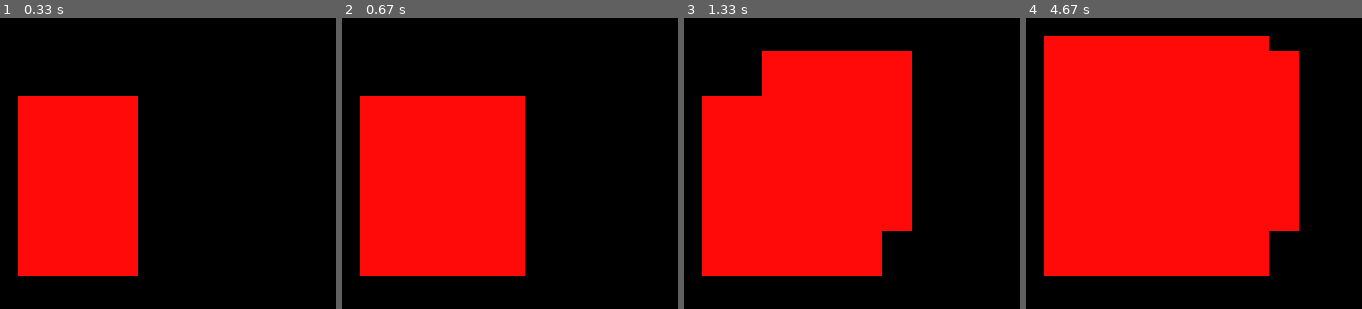
Above: before the commit, frames 1-4 (left to right).
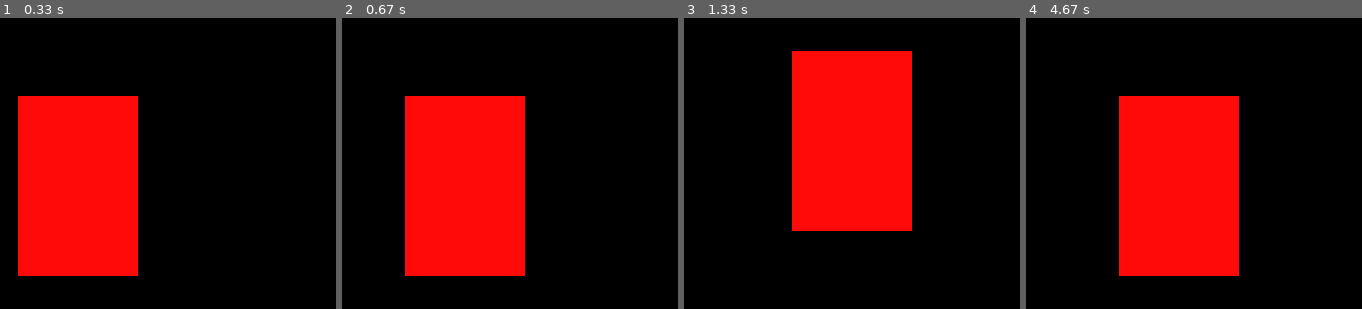
Above: after the commit, the same moments.

Repository: decjimmy/Pygame-Experiments
Game: pygame game, started from basics/basicpygame.py
Two runs of this game, one before a commit and one after it. Both use one fixed random seed, a clock stepped at 60 frames per second and the inputs below.
Inputs:
- Up to frame 1 (0.33 s): no input
- Up to frame 2 (0.67 s): hold Right from 0.33 s (still down)
- Up to frame 3 (1.33 s): release Right at 0.8 s; hold Up 0.83-1.13 s; hold Right from 1.17 s (still down)
- Up to frame 4 (4.67 s): release Right at 1.63 s; hold Left 1.67-2.2 s; hold Down 2.23-2.53 s; hold Left 2.57-2.97 s; hold Up 3-3.37 s; hold Right 3.4-4.03 s; hold Down 4.07-4.43 s; hold Left from 4.47 s (still down)

Frame 1 is identical in both runs. In frame 2, 8.3% of the frame differs, in the area x 5-19%, y 26-89%; in frame 3, 22%; in frame 4, 39%, in the area x 5-82%, y 6-89%.

Commit message:
fixed recatngle movement

Diff:
--- a/basics/basicpygame.py
+++ b/basics/basicpygame.py
@@ -24,7 +24,6 @@
             run = False
 
     keys = pygame.key.get_pressed()
-# TODO get rid of previous rectangles
     if keys[pygame.K_LEFT]:
         x -= vel
     if keys[pygame.K_RIGHT]:
@@ -33,7 +32,7 @@
         y -= vel
     if keys[pygame.K_DOWN]:
         y += vel
-
+    win.fill((0, 0, 0))
     pygame.draw.rect(win, (255,9,9), (x,y, width, height))
     pygame.display.update()
 pygame.quit()
